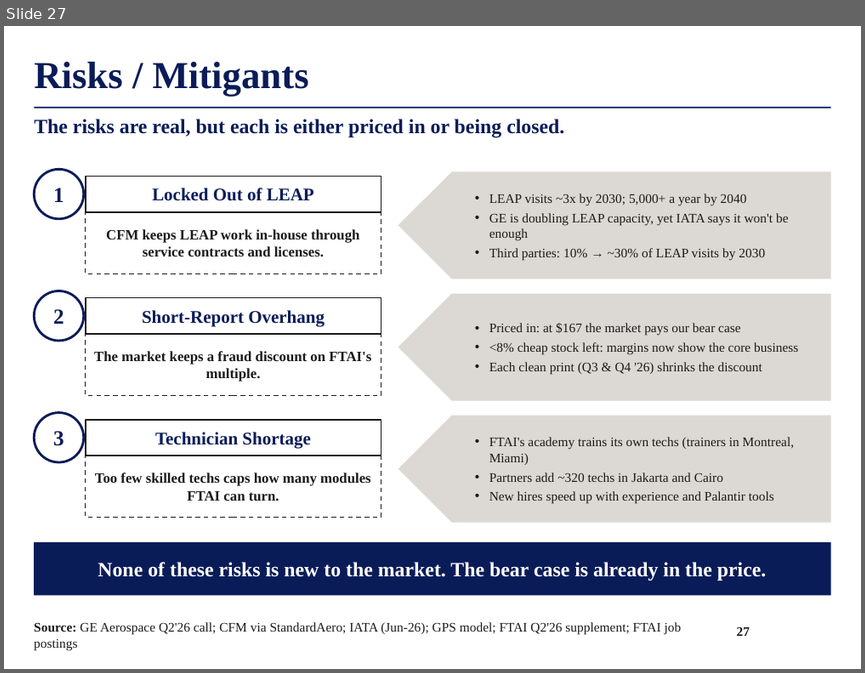
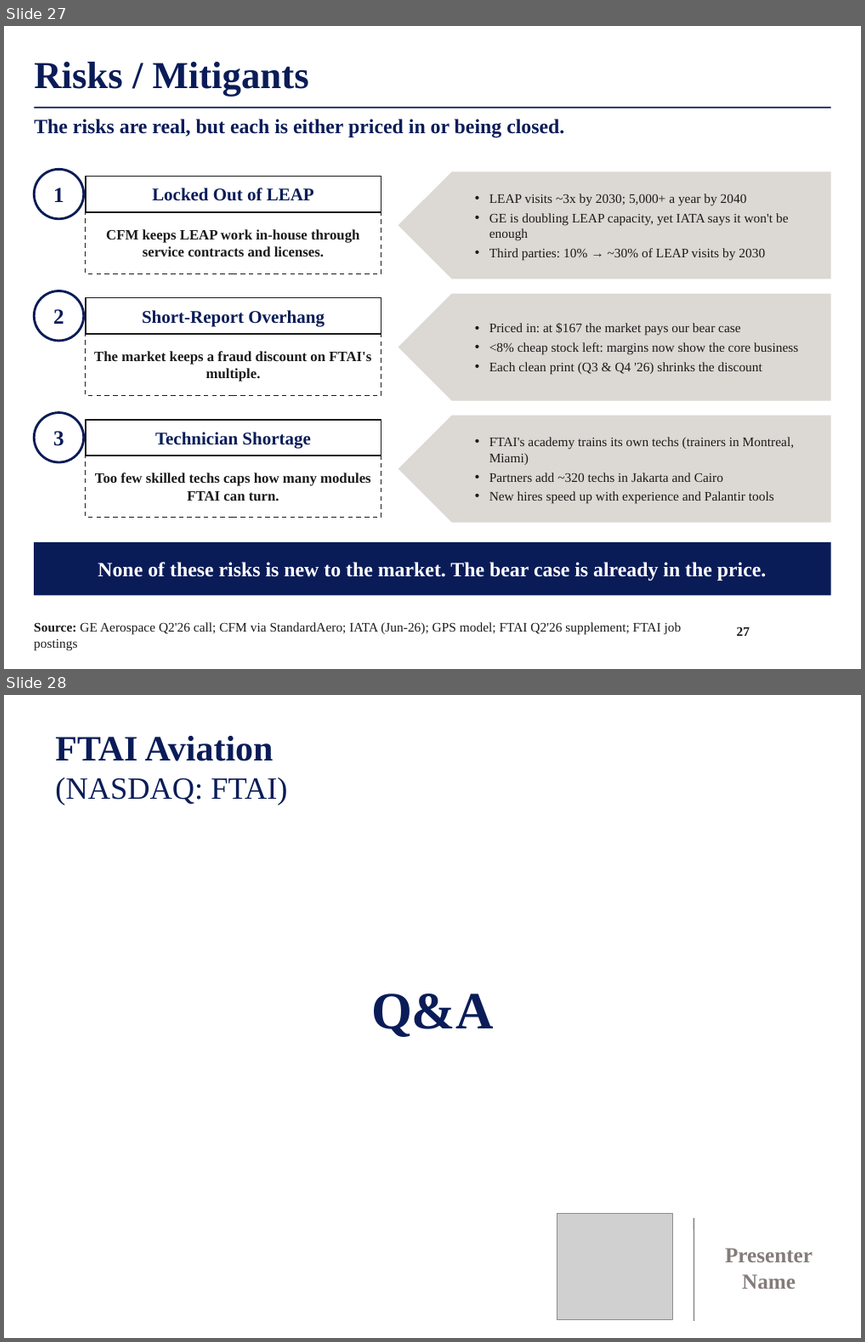
Before and after one commit to maxlsmls-dot/SPOT, a slide deck: deck/FTAI_Long_Pitch.pptx. Shown one above the other, each under a label of ours: slide 27 before the commit, slides 27 and 28 after it. The pictures are 865x673 and 865x1342 pixels, drawn with LibreOffice and Linux fonts; fonts in the diff are those of the drawing; grey boxes stand for pictures; background and template pictures are left out. Boxes give left, top, right and bottom in pixels: in the first picture for what was removed or moved away, otherwise in the second. Text is boxed around its words. In the diff, an @@ line names an element or a change of style, - is before the commit and + after.

```diff
--- a/deck/FTAI_Long_Pitch.pptx
+++ b/deck/FTAI_Long_Pitch.pptx
@@ slide 28 added at (4,695,861,1338), background #FFFFFF @@
@@ text added at (55,736,287,805), 26 pt, text #0A1C58 @@
+FTAI Aviation
+(NASDAQ: FTAI)
@@ text added at (371,993,494,1037), 44 pt, text #0A1C58, bold @@
+Q&A
@@ picture added at (556,1213,672,1320) @@
@@ line added from (693, 1218) to (693, 1321), #847C7A 1 pt @@
@@ text added at (725,1247,812,1288), 18 pt, text #847C7A, bold @@
+Presenter
+Name
```
Also in this commit, not shown: 9 other slides added, 12 other files.
